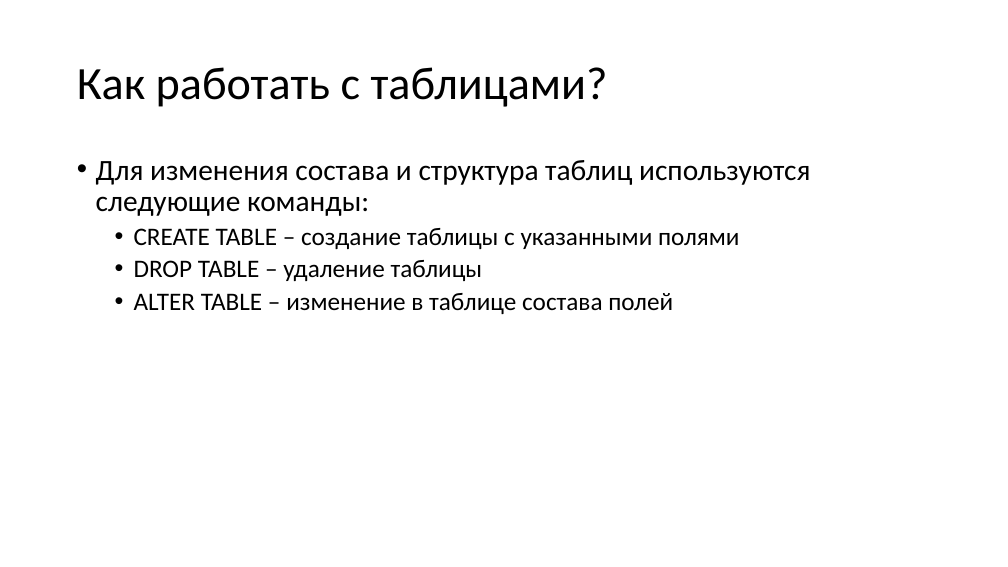
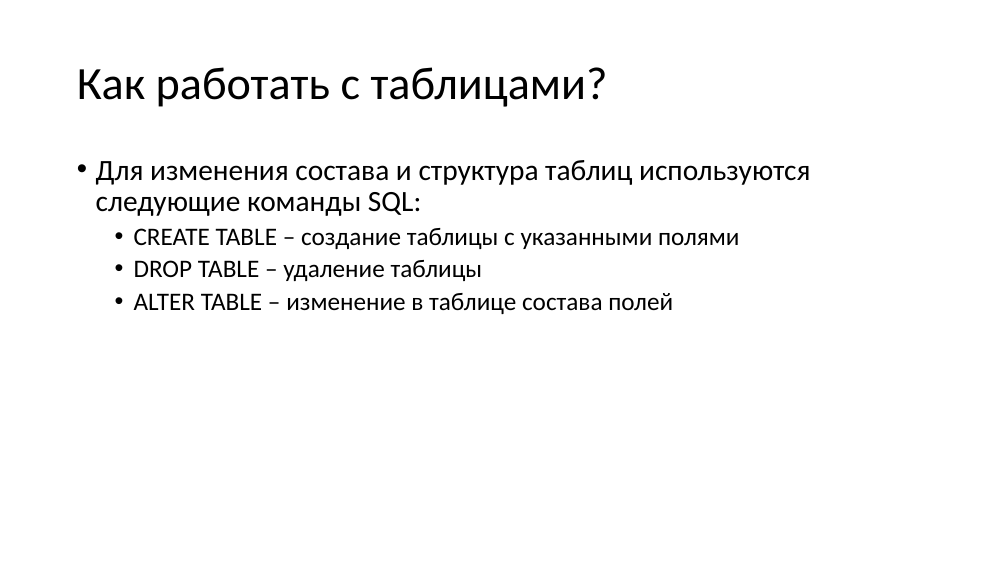
Before and after one commit to paveltsytovich/telegram-course, a slide deck: slide 135 of Presentation/Разработка ботов для телеграмм на Python.pptx (slide 134 before the commit). Drawn at 1008x567 pixels with LibreOffice and Linux fonts; fonts in the diff are those of the drawing. Boxes give left, top, right and bottom in pixels: in the first picture for what was removed or moved away, otherwise in the second. Text is boxed around its words. In the diff, an @@ line names an element or a change of style, - is before the commit and + after.

Commit message:
добавлены слайды по созданию таблиц задачи "Расписание"

```diff
--- a/Presentation/Разработка ботов для телеграмм на Python.pptx
+++ b/Presentation/Разработка ботов для телеграмм на Python.pptx
@@ text at box(96, 160, 810, 216): text changed @@
-• Для изменения состава и структура таблиц используются следующие команды:
+• Для изменения состава и структура таблиц используются следующие команды SQL:
```
Also in this commit, not shown: 1 other slide changed, 2 slides added.
